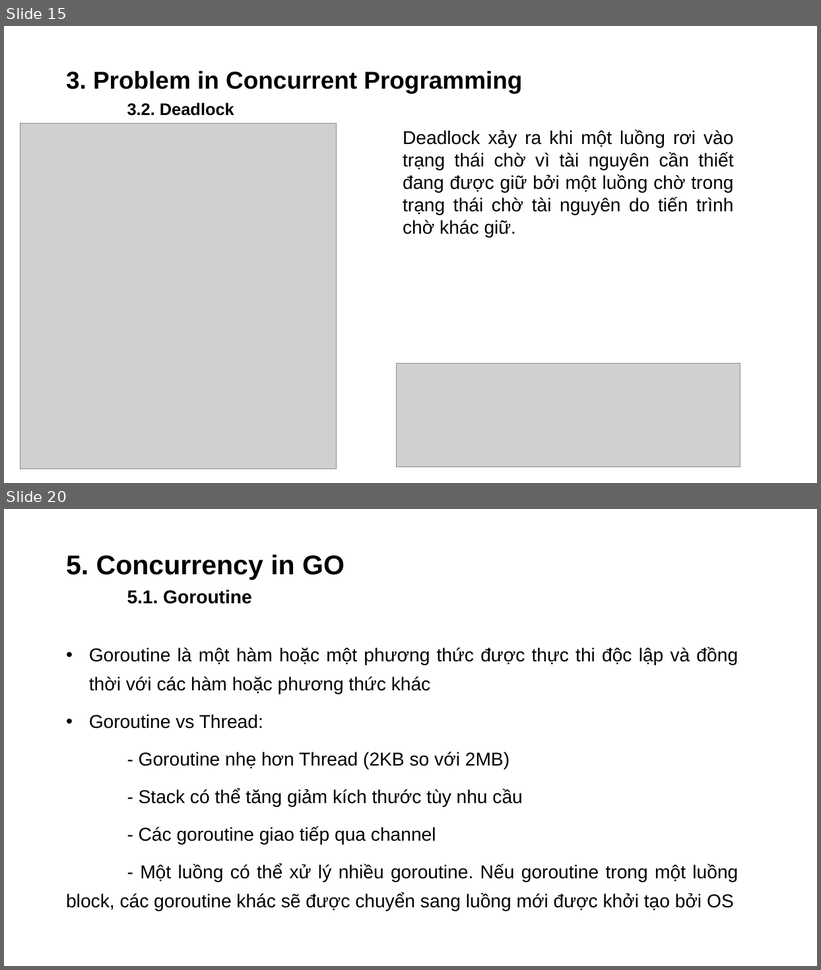
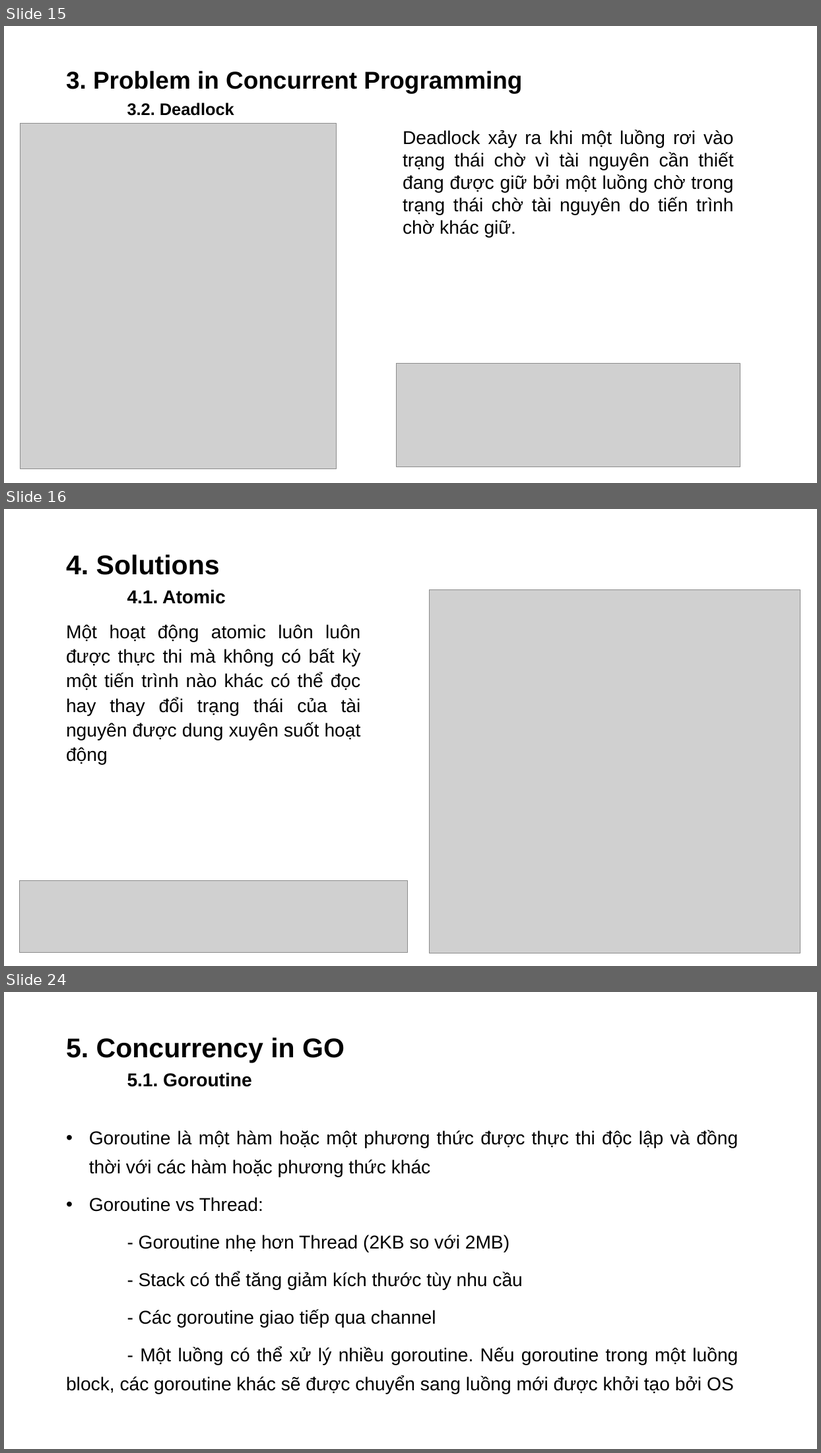
Before and after one commit to dangnm9699/Learn-Golang, a slide deck: Problem and Solution in Concurrency.pptx. Shown one above the other, each under a label of ours: slides 15 and 20 before the commit, slides 15, 16 and 24 after it; the slides between them are not shown. The pictures are 821x970 and 821x1453 pixels, drawn with LibreOffice and Linux fonts; fonts in the diff are those of the drawing; grey boxes stand for pictures. Boxes give left, top, right and bottom in pixels: in the first picture for what was removed or moved away, otherwise in the second. Text is boxed around its words. In the diff, an @@ line names an element or a change of style, - is before the commit and + after.

```diff
--- a/Problem and Solution in Concurrency.pptx
+++ b/Problem and Solution in Concurrency.pptx
@@ slide 16 added at box(4, 509, 817, 966), background #FFFFFF @@
@@ title added at box(66, 555, 226, 604), 32 pt, text #000000, bold @@
+4. Solutions
+4.1. Atomic
@@ picture added at box(429, 590, 801, 953) @@
@@ text added at box(66, 625, 361, 765), 22 pt, text #000000 @@
+Một hoạt động atomic luôn luôn được thực thi mà không có bất kỳ một tiến trình nào khác có thể đọc hay thay đổi trạng thái của tài nguyên được dung xuyên suốt hoạt động
@@ picture added at box(19, 881, 407, 953) @@
@@ what was slide 20 is now slide 24 @@
```
Also in this commit, not shown: 7 slides changed, 18 other slides added, 6 slides removed, 1 other file.
